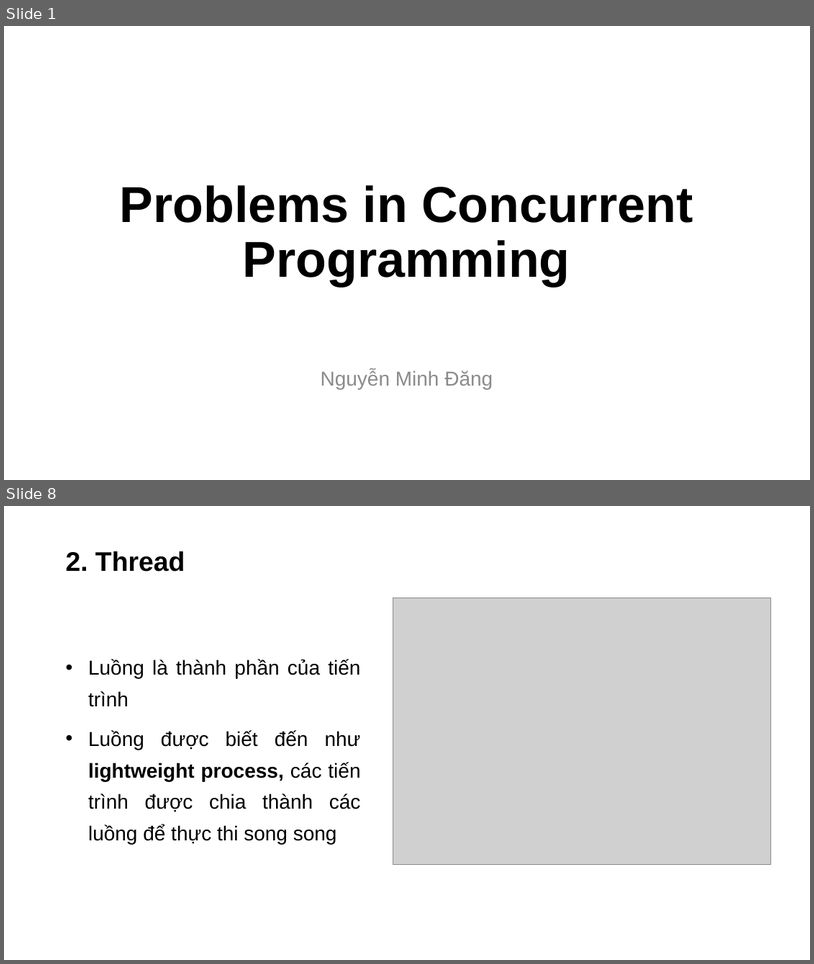
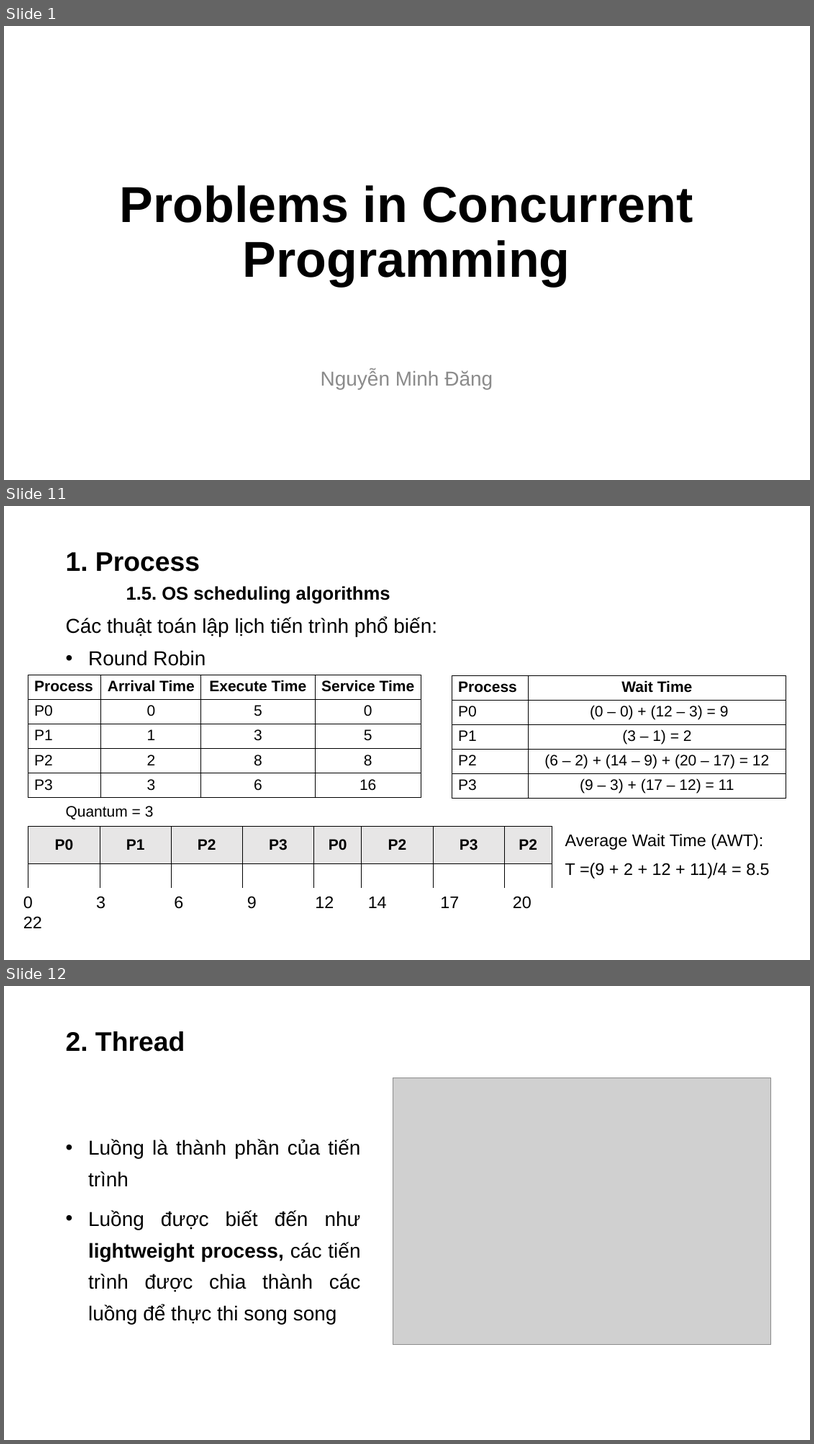
Before and after one commit to dangnm9699/Learn-Golang, a slide deck: Problem and Solution in Concurrency.pptx. Shown one above the other, each under a label of ours: slides 1 and 8 before the commit, slides 1, 11 and 12 after it; the slides between them are not shown. The pictures are 814x964 and 814x1444 pixels, drawn with LibreOffice and Linux fonts; fonts in the diff are those of the drawing; grey boxes stand for pictures. Boxes give left, top, right and bottom in pixels: in the first picture for what was removed or moved away, otherwise in the second. Text is boxed around its words. In the diff, an @@ line names an element or a change of style, - is before the commit and + after.

```diff
--- a/Problem and Solution in Concurrency.pptx
+++ b/Problem and Solution in Concurrency.pptx
@@ slide 11 added at [4, 506, 810, 960], background #FFFFFF @@
@@ title added at [66, 552, 391, 604], 22 pt, text #000000, bold @@
+1. Process
+1.5. OS scheduling algorithms
@@ text added at [66, 617, 437, 666], 24 pt, text #000000 @@
+Các thuật toán lập lịch tiến trình phổ biến:
+• Round Robin
@@ table added at [28, 674, 421, 798], 5 rows, 4 columns @@
+Process | Arrival Time | Execute Time | Service Time
+P0 | 0 | 5 | 0
+P1 | 1 | 3 | 5
+P2 | 2 | 8 | 8
+P3 | 3 | 6 | 16
@@ table added at [453, 675, 786, 798], 5 rows, 2 columns @@
+Process | Wait Time
+P0 | (0 – 0) + (12 – 3) = 9
+P1 | (3 – 1) = 2
+P2 | (6 – 2) + (14 – 9) + (20 – 17) = 12
+P3 | (9 – 3) + (17 – 12) = 11
@@ text added at [66, 806, 154, 819], 18 pt, text #000000 @@
+Quantum = 3
@@ table added at [28, 826, 552, 888], 2 rows, 8 columns @@
+P0 | P1 | P2 | P3 | P0 | P2 | P3 | P2
+ |  |  |  |  |  |  | 
@@ text added at [566, 834, 769, 878], 20 pt, text #000000 @@
+Average Wait Time (AWT):
+T =(9 + 2 + 12 + 11)/4 = 8.5
@@ text added at [23, 896, 532, 908], 20 pt, text #000000 @@
+0 3 6 9 12 14 17 20 22
@@ what was slide 8 is now slide 12 @@
```
Also in this commit, not shown: 6 slides changed, 13 other slides added, 2 slides removed, 1 other file.
